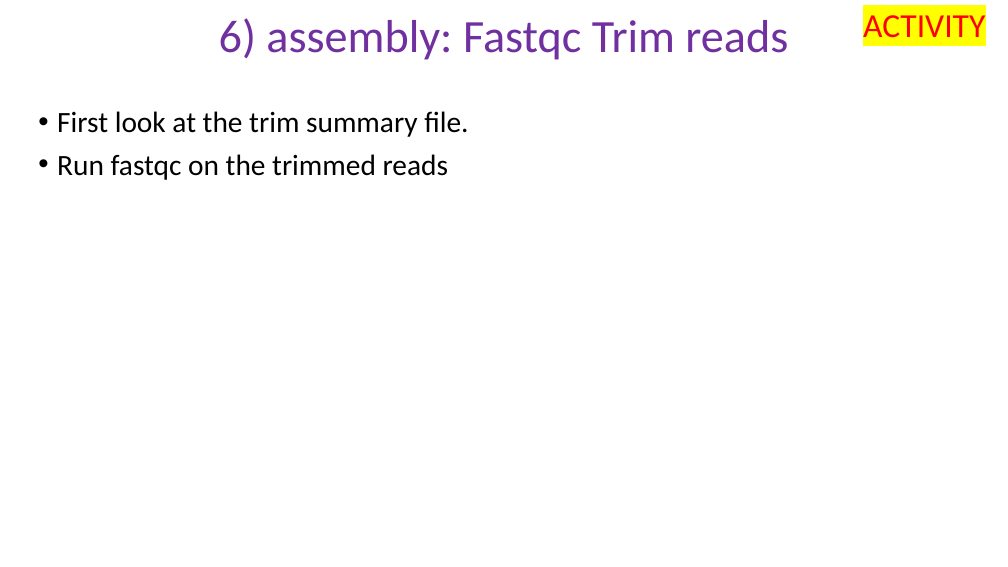
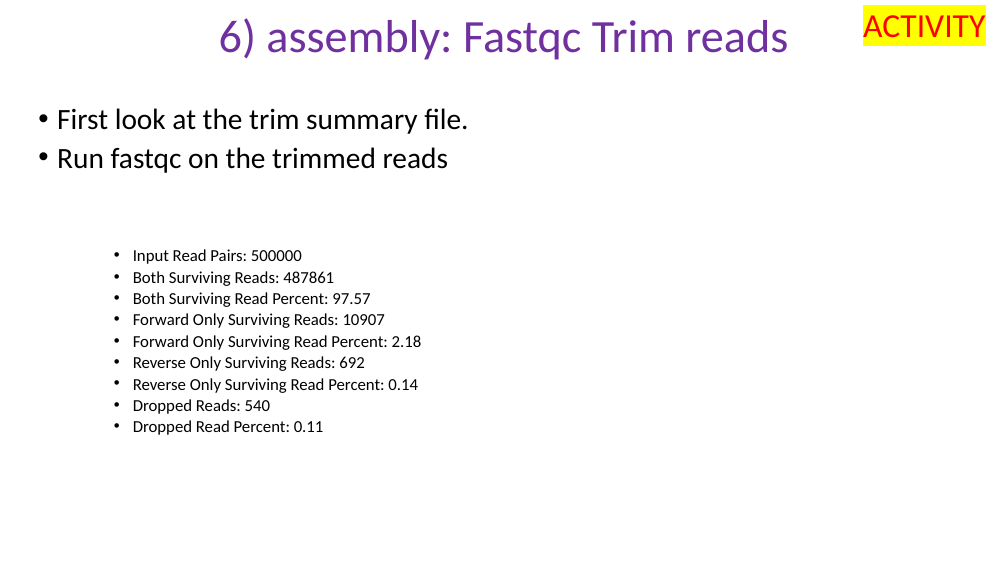
Before and after one commit to peterthorpe5/Sys_admin, a slide deck: slide 8 of cluster_course/powerpoint/6_assembly.pptx. Drawn at 1008x567 pixels with LibreOffice and Linux fonts; fonts in the diff are those of the drawing. Boxes give left, top, right and bottom in pixels: in the first picture for what was removed or moved away, otherwise in the second. Text is boxed around its words. In the diff, an @@ line names an element or a change of style, - is before the commit and + after.

```diff
--- a/cluster_course/powerpoint/6_assembly.pptx
+++ b/cluster_course/powerpoint/6_assembly.pptx
@@ text at [57,108,468,173]: line spacing 0.9 to 0.8 @@
@@ text at [133,249,422,435]: paragraphs added @@
+    • Input Read Pairs: 500000
+    • Both Surviving Reads: 487861
+    • Both Surviving Read Percent: 97.57
+    • Forward Only Surviving Reads: 10907
+    • Forward Only Surviving Read Percent: 2.18
+    • Reverse Only Surviving Reads: 692
+    • Reverse Only Surviving Read Percent: 0.14
+    • Dropped Reads: 540
+    • Dropped Read Percent: 0.11
```
Also in this commit, not shown: 6 other slides changed, 1 slide added, 6 other files.
